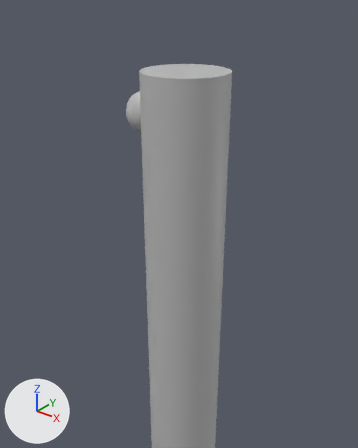
What one commit did to the FBX model Minesweeper_3D/Assets/Import/Flag.fbx.
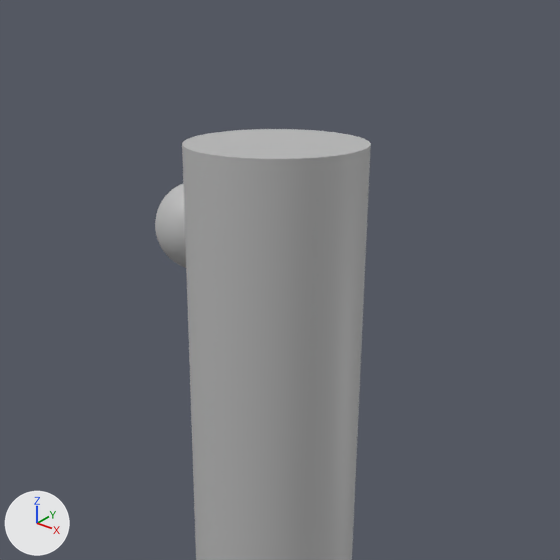
Each version is shown from a 50 mm lens placed at (0.0681, -0.0875, 0.267), pointed at (0.0079, -0.0121, 0.2203), then close up on the part from 14% to 91% of the width and 0% to 62% of the height. Lighting does not change. The marker at lower left points along +X, +Y and +Z. Where no turn or scale is listed for an object, it has been applied to the vertices.

The older version as bpy lines, for what is in view:
```python
me_mesh = bpy.data.meshes.new('Mesh')
me_mesh.from_pydata(...)  # 1807 vertices, 1792 faces; spans x -0.005..0.005, y -0.0066..0.0066, z -0.005..0.005
me_mesh.materials.append(mat_lambert1)  # grey #bcbcbc
me_mesh_004 = bpy.data.meshes.new('Mesh.004')
me_mesh_004.from_pydata(...)  # 386 vertices, 380 faces; spans x -0.01..0.01, y -0.01..0.01, z -0.255..0.25
me_mesh_004.materials.append(mat_lambert1)  # grey #bcbcbc
ob_gelenkmesh = bpy.data.objects.new('gelenkMesh', me_mesh)
ob_gelenkmesh.location = (-0.01, 0.0, 0.24)
ob_polebase1 = bpy.data.objects.new('poleBase1', me_mesh_004)
ob_polebase1.location = (0.0, 0.0, 0.0)
```
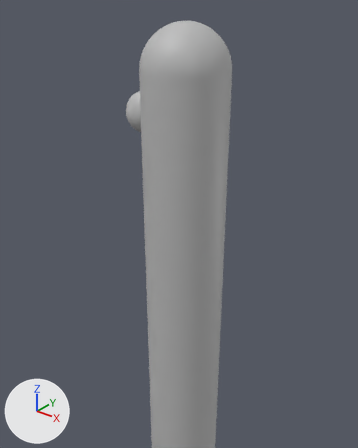
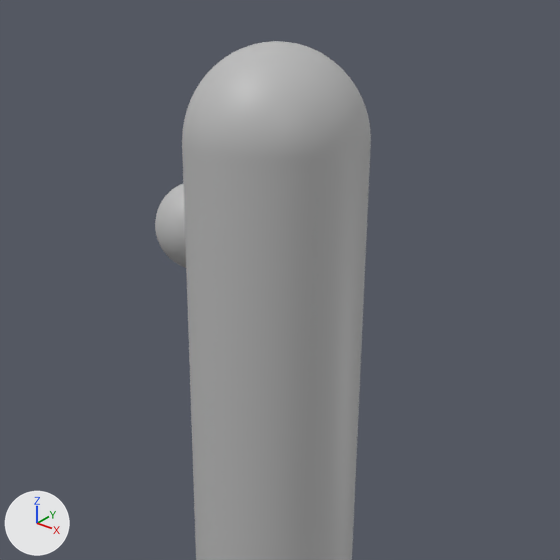
Changed parts and their boxes [x1, y1, x2, y2] in the close-ups (560 x 560 px):
```json
{"object": "pSphere1", "change": "added", "after": [182, 41, 371, 159]}
```

Edits to the scene script, one JSON object a line:
```json
{"op": "add", "block": "me_mesh_005", "code": ["me_mesh_005 = bpy.data.meshes.new('Mesh.005')", "me_mesh_005.from_pydata(...)  # 1562 vertices, 1600 faces; spans x -0.01..0.01, y -0.01..0.01, z -0.01..0.01", "me_mesh_005.materials.append(mat_lambert1)  # grey #bcbcbc"]}
{"op": "add", "block": "ob_psphere1", "code": ["ob_psphere1 = bpy.data.objects.new('pSphere1', me_mesh_005)", "ob_psphere1.location = (0.0, 0.0, 0.25)"]}
```
